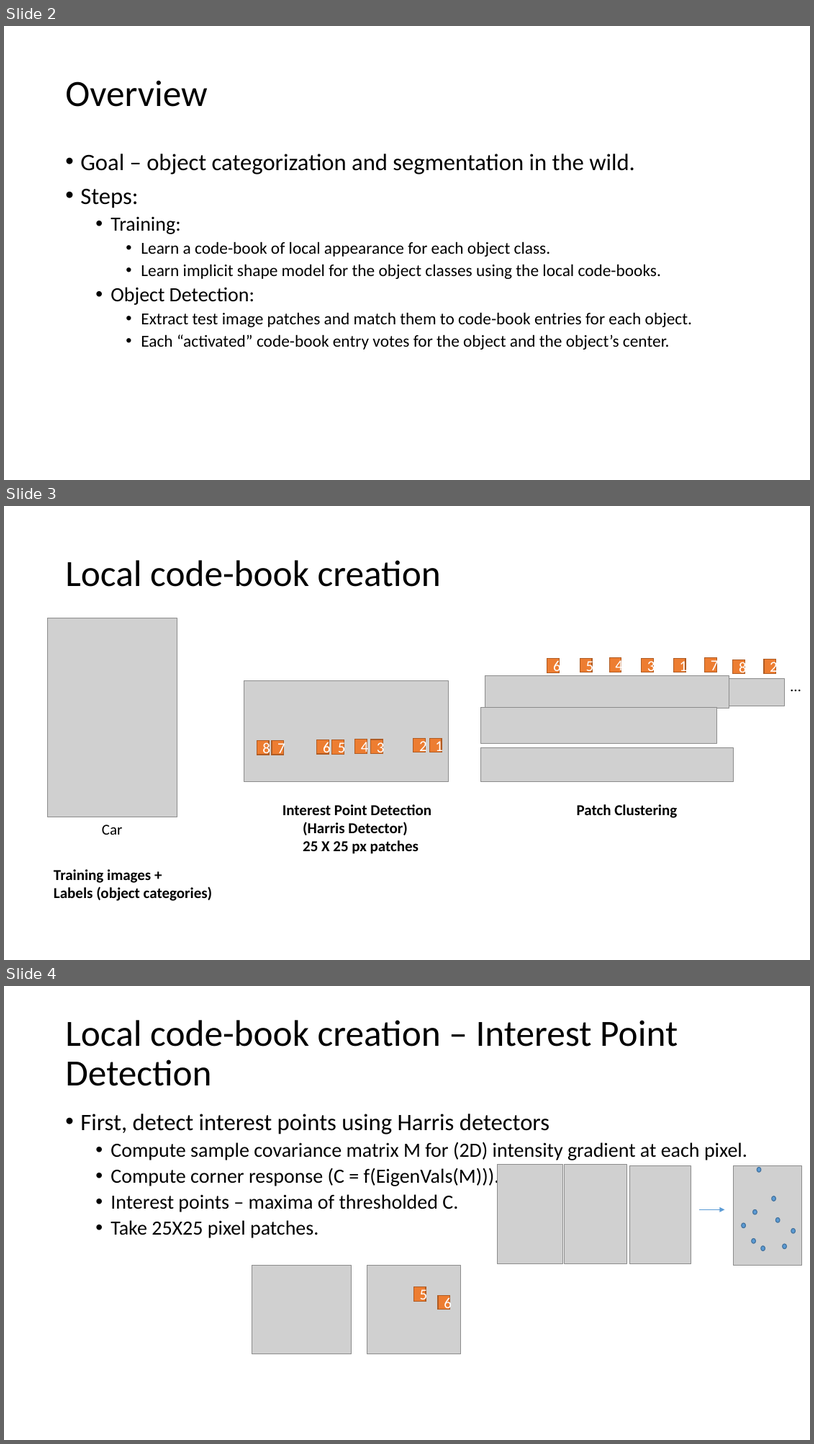
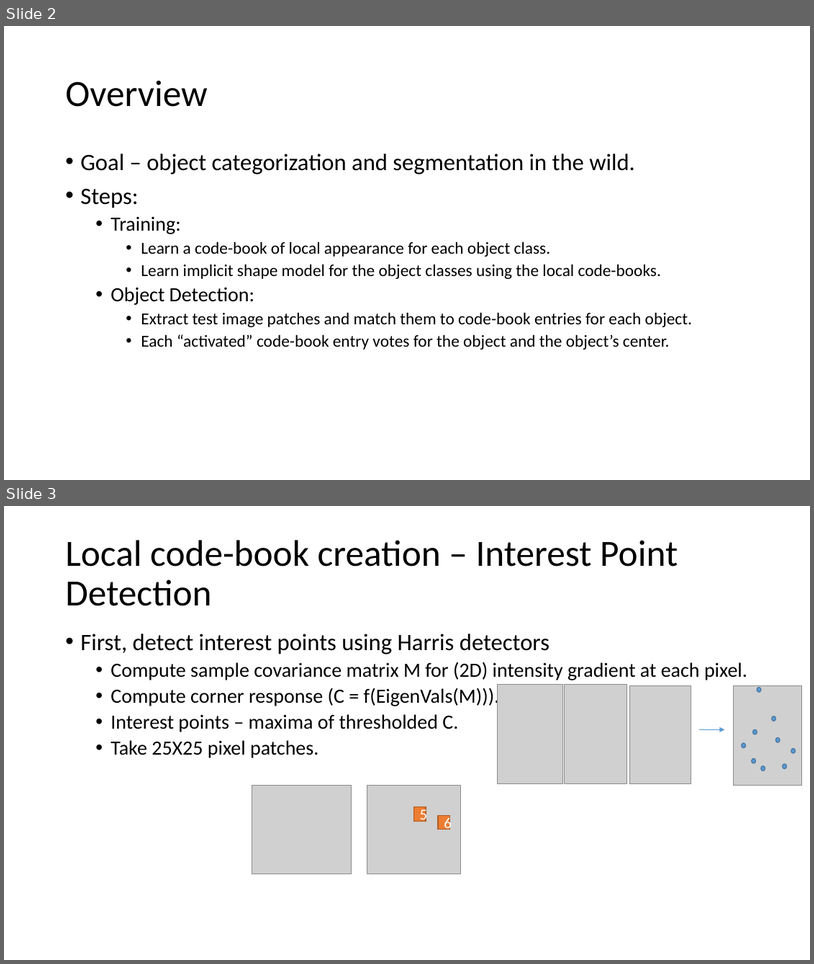
Before and after one commit to indivisibleatom/lectureNotes, a slide deck: ObjectCategorizationAndSegmentation_Leibe.pptx. Shown one above the other, each under a label of ours: slides 2, 3 and 4 before the commit, slides 2 and 3 after it. The pictures are 814x1444 and 814x964 pixels, drawn with LibreOffice and Linux fonts; fonts in the diff are those of the drawing; grey boxes stand for pictures. Boxes give left, top, right and bottom in pixels: in the first picture for what was removed or moved away, otherwise in the second. Text is boxed around its words. In the diff, an @@ line names an element or a change of style, - is before the commit and + after.

```diff
--- a/ObjectCategorizationAndSegmentation_Leibe.pptx
+++ b/ObjectCategorizationAndSegmentation_Leibe.pptx
@@ slide 3 removed at (4,506,810,960), background #FFFFFF @@
@@ title removed at (65,560,441,587) @@
-Local code-book creation
@@ picture removed at (47,618,177,817) @@
@@ picture removed at (486,675,729,708) @@
@@ rectangle removed at (548,659,560,672) @@
-6
@@ rectangle removed at (581,659,593,672) @@
-5
@@ rectangle removed at (610,658,622,672) @@
-4
@@ rectangle removed at (642,658,653,672) @@
-3
@@ rectangle removed at (674,659,686,672) @@
-1
@@ rectangle removed at (705,658,718,672) @@
-7
@@ picture removed at (729,678,785,705) @@
@@ rectangle removed at (733,659,746,674) @@
-8
@@ rectangle removed at (764,659,777,673) @@
-2
@@ text removed at (785,673,808,698) @@
-…
@@ picture removed at (244,681,449,782) @@
@@ picture removed at (481,708,718,744) @@
@@ rectangle removed at (257,741,269,754) @@
-8
@@ rectangle removed at (272,741,284,754) @@
-7
@@ rectangle removed at (317,740,329,754) @@
-6
@@ rectangle removed at (332,740,344,754) @@
-5
@@ rectangle removed at (355,739,367,754) @@
-4
@@ rectangle removed at (371,739,383,754) @@
-3
@@ rectangle removed at (414,739,426,752) @@
-2
@@ rectangle removed at (430,739,442,752) @@
-1
@@ picture removed at (481,747,734,782) @@
@@ text removed at (283,804,432,854) @@
-Interest Point Detection
-(Harris Detector)
-25 X 25 px patches
@@ text removed at (577,804,677,818) @@
-Patch Clustering
@@ text removed at (102,824,123,834) @@
-Car
@@ text removed at (54,869,213,901) @@
-Training images +
-Labels (object categories)
@@ what was slide 4 is now slide 3 @@
```
Also in this commit, not shown: 3 slides changed, 5 slides added, 1 other slide removed.
